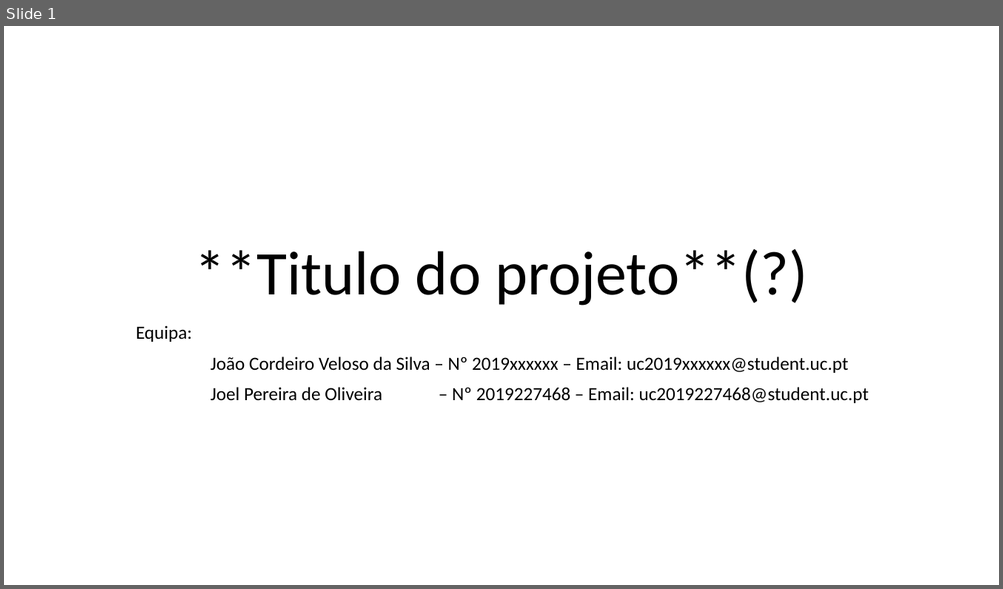
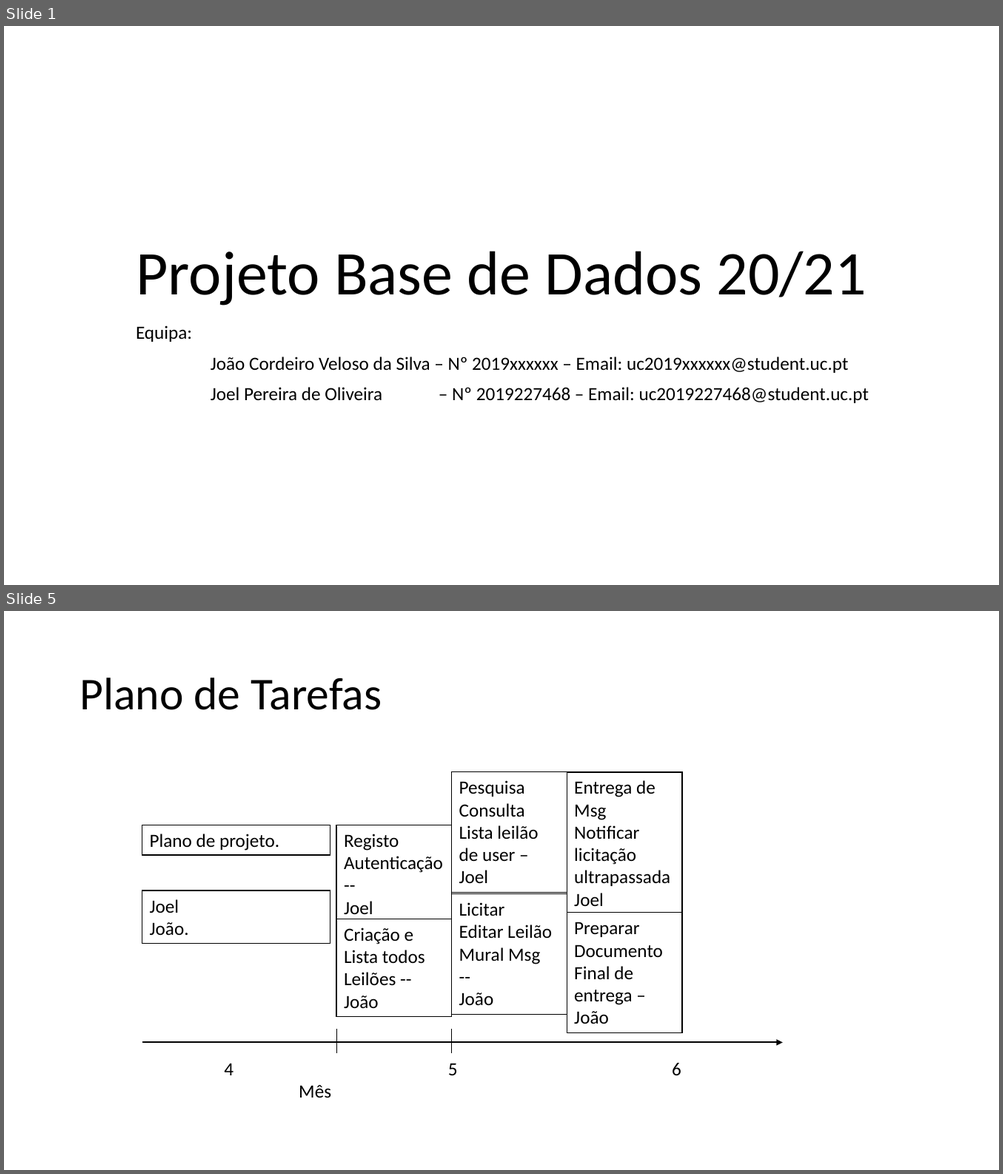
Before and after one commit to joelpoliveira/PROJETO-BD, a slide deck: ApresentacaoProjetoBD.pptx. Shown one above the other, each under a label of ours: slide 1 before the commit, slides 1 and 5 after it; the slides between them are not shown. The pictures are 1003x589 and 1003x1174 pixels, drawn with LibreOffice and Linux fonts; fonts in the diff are those of the drawing. Boxes give left, top, right and bottom in pixels: in the first picture for what was removed or moved away, otherwise in the second. Text is boxed around its words. In the diff, an @@ line names an element or a change of style, - is before the commit and + after.

```diff
--- a/ApresentacaoProjetoBD.pptx
+++ b/ApresentacaoProjetoBD.pptx
@@ slide 5 added at box(4, 611, 999, 1170), background #FFFFFF @@
@@ title added at box(79, 678, 381, 710), 44 pt, text #000000 @@
+Plano de Tarefas
@@ rectangle added at box(452, 772, 566, 893), fill #FFFFFF, outline #000000 1 pt, 18 pt, text #000000 @@
+Pesquisa
+Consulta
+Lista leilão de user –
+Joel
@@ rectangle added at box(566, 772, 681, 915), fill #FFFFFF, outline #000000 1 pt, 18 pt, text #000000 @@
+Entrega de Msg
+Notificar licitação ultrapassada
+Joel
@@ rectangle added at box(142, 825, 330, 855), fill #FFFFFF, outline #000000 1 pt, 18 pt, text #000000 @@
+Plano de projeto.
@@ rectangle added at box(337, 825, 452, 923), fill #FFFFFF, outline #000000 1 pt, 18 pt, text #000000 @@
+Registo
+Autenticação
+--
+Joel
@@ rectangle added at box(142, 891, 330, 944), fill #FFFFFF, outline #000000 1 pt, 18 pt, text #000000 @@
+Joel
+João.
@@ rectangle added at box(452, 894, 566, 1015), fill #FFFFFF, outline #000000 1 pt, 18 pt, text #000000 @@
+Licitar
+Editar Leilão
+Mural Msg
+--
+João
@@ rectangle added at box(337, 919, 452, 1017), fill #FFFFFF, outline #000000 1 pt, 18 pt, text #000000 @@
+Criação e Lista todos Leilões --
+João
@@ rectangle added at box(566, 913, 681, 1034), fill #FFFFFF, outline #000000 1 pt, 18 pt, text #000000 @@
+Preparar Documento Final de entrega –
+João
@@ line added from (337, 1030) to (337, 1054), #000000 0.5 pt @@
@@ line added from (452, 1030) to (452, 1054), #000000 0.5 pt @@
@@ arrow added from (142, 1043) to (782, 1043), #000000 1.5 pt @@
@@ text added at box(224, 1063, 681, 1076), 18 pt, text #000000 @@
+4 5 6
+Mês
@@ slide 1 changed as well @@
@@ title at box(136, 251, 866, 306): text changed @@
-**Titulo do projeto**(?)
+Projeto Base de Dados 20/21
```
Also in this commit, not shown: 1 other slide changed, 3 other slides added, 1 other file.
